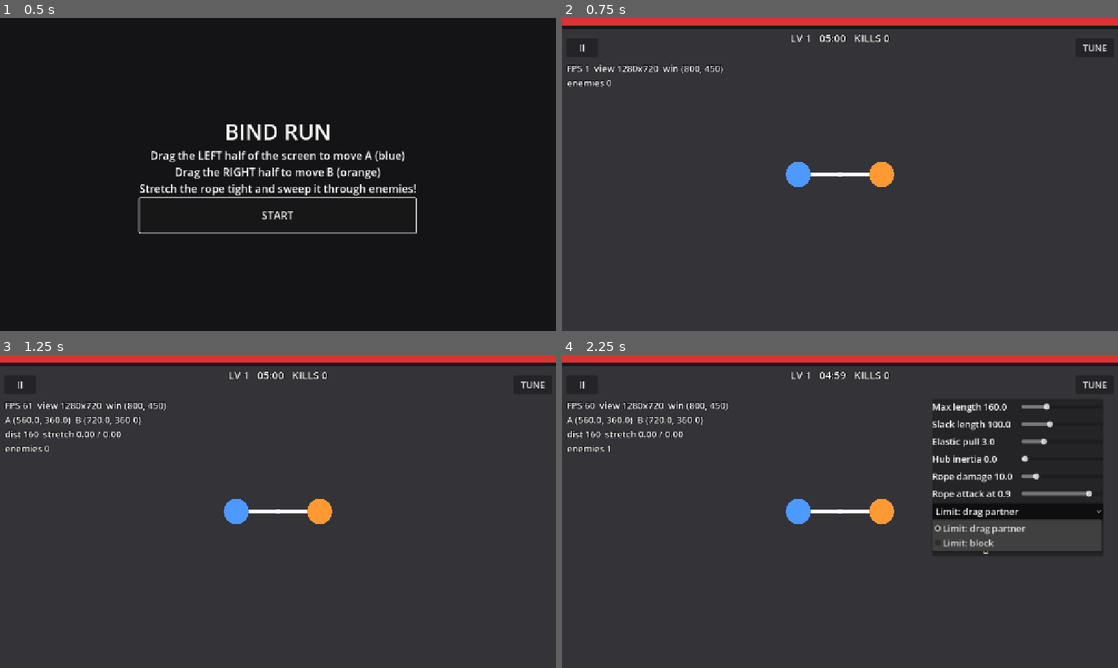
Above: before the commit, frames 1-4 (two rows, left to right).
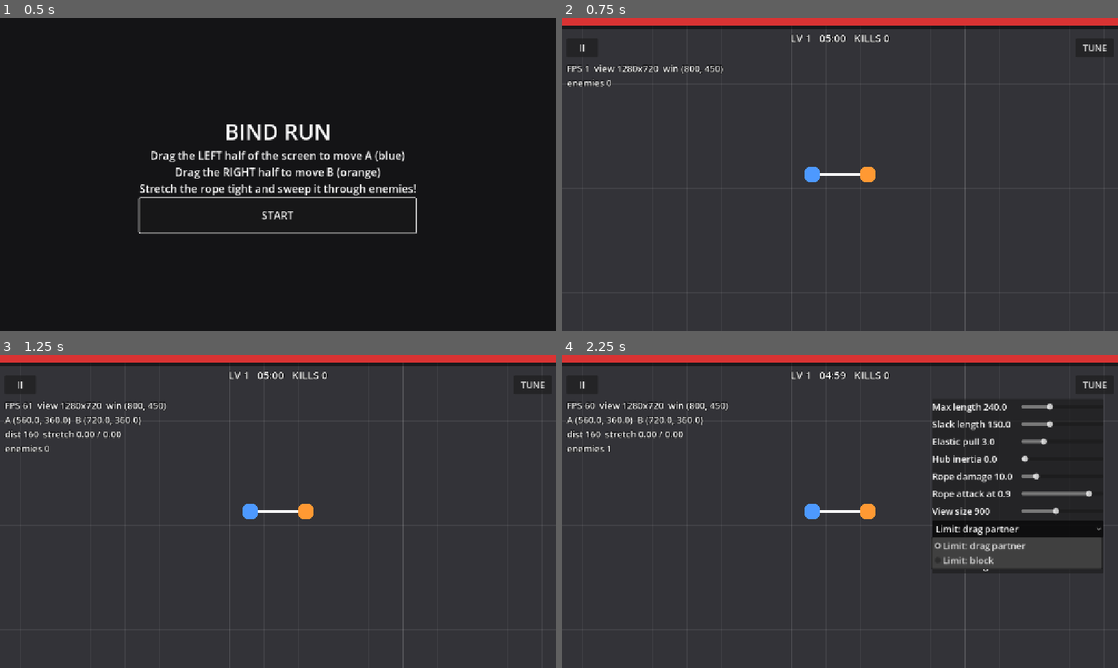
Above: after the commit, the same moments.

Repository: suutukuru/bind-run
Game: Godot game, scene res://scenes/title/title.tscn
Two runs of this game, one before a commit and one after it. Both use one fixed random seed, a clock stepped at 60 frames per second and the inputs below.
Inputs:
- Up to frame 1 (0.5 s): no input
- Up to frame 2 (0.75 s): click "START" at 0.5 s
- Up to frame 3 (1.25 s): no input
- Up to frame 4 (2.25 s): click "TUNE" at 1.25 s; click "Limit: drag partner" at 2 s

Frame 1 is identical in both runs. In frame 2, 1.1% of the frame differs, in the area x 3-98%, y 3-100%; in frame 3, 1.1%; in frame 4, 3.8%.

Commit message:
マス目の背景を追加し、紐を長く・視界を広くする
Co-Authored-By: Claude Sonnet 5.5 <noreply@anthropic.com>
Claude-Session: https://claude.ai/code/session_01FmuN5U8N5hun1pocAD6Yrf

Diff:
--- a/data/rope/default_rope_config.tres
+++ b/data/rope/default_rope_config.tres
@@ -4,8 +4,8 @@
 
 [resource]
 script = ExtResource("1_config")
-max_radius = 160.0
-natural_radius = 100.0
+max_radius = 240.0
+natural_radius = 150.0
 limit_mode = 0
 stiffness = 3.0
 hub_follow_rate = 0.0
--- a/scenes/camera/follow_camera.gd
+++ b/scenes/camera/follow_camera.gd
@@ -6,7 +6,7 @@
 
 @export var rope_path: NodePath
 ## 画面の短辺に映すワールド座標の長さ（px）
-@export var view_short_side: float = 600.0
+@export var view_short_side: float = 900.0
 
 var _rope: Rope
 
--- a/scenes/debug/tuning_panel.gd
+++ b/scenes/debug/tuning_panel.gd
@@ -6,11 +6,12 @@
 
 @export var rope_path: NodePath
 @export var overlay_path: NodePath
+@export var camera_path: NodePath
 
 ## [プロパティ名, 表示名, 最小, 最大, 刻み]
 const SLIDERS: Array = [
-	["max_radius", "Max length", 60.0, 400.0, 5.0],
-	["natural_radius", "Slack length", 0.0, 300.0, 5.0],
+	["max_radius", "Max length", 60.0, 600.0, 5.0],
+	["natural_radius", "Slack length", 0.0, 450.0, 5.0],
 	["stiffness", "Elastic pull", 0.0, 12.0, 0.5],
 	["hub_follow_rate", "Hub inertia", 0.0, 20.0, 0.5],
 	["attack_damage", "Rope damage", 1.0, 60.0, 1.0],
@@ -19,18 +20,22 @@
 
 var _rope: Rope
 var _overlay: DebugOverlay
+var _camera: FollowCamera
 var _root: Control
 var _toggle: Button
 var _panel: PanelContainer
 var _mode: OptionButton
 var _sliders: Dictionary = {}
 var _value_labels: Dictionary = {}
+var _view_slider: HSlider
+var _view_label: Label
 
 
 func _ready() -> void:
 	layer = 90
 	_rope = get_node_or_null(rope_path) as Rope
 	_overlay = get_node_or_null(overlay_path) as DebugOverlay
+	_camera = get_node_or_null(camera_path) as FollowCamera
 	if _rope == null or _rope.config == null:
 		push_error("TuningPanel: Rope が見つかりません: %s" % rope_path)
 		return
@@ -43,6 +48,13 @@
 func set_param(property: String, value: float) -> void:
 	_rope.config.set(property, value)
 	_update_label(property)
+
+
+## 画面の短辺に映すワールドの長さ（視界の広さ）を変える
+func set_view_size(value: float) -> void:
+	_camera.view_short_side = value
+	if _view_label != null:
+		_view_label.text = "View size %d" % int(value)
 
 
 func set_limit_mode(index: int) -> void:
@@ -85,6 +97,22 @@
 		row.add_child(slider)
 		_update_label(property)
 
+	if _camera != null:
+		var view_row: HBoxContainer = HBoxContainer.new()
+		box.add_child(view_row)
+		_view_label = Label.new()
+		view_row.add_child(_view_label)
+		_view_slider = HSlider.new()
+		_view_slider.min_value = 400.0
+		_view_slider.max_value = 1600.0
+		_view_slider.step = 50.0
+		_view_slider.value = _camera.view_short_side
+		_view_slider.size_flags_horizontal = Control.SIZE_EXPAND_FILL
+		_view_slider.size_flags_vertical = Control.SIZE_SHRINK_CENTER
+		_view_slider.value_changed.connect(set_view_size)
+		view_row.add_child(_view_slider)
+		set_view_size(_camera.view_short_side)
+
 	_mode = OptionButton.new()
 	_mode.add_item("Limit: drag partner")
 	_mode.add_item("Limit: block")
@@ -125,6 +153,9 @@
 	_toggle.custom_minimum_size = Vector2(12.0 * u, 6.0 * u)
 	_toggle.position = Vector2(view.x - 12.0 * u - margin, top)
 	_panel.position = Vector2(view.x - 58.0 * u - margin, top + 7.5 * u)
+	if _view_slider != null:
+		_view_slider.custom_minimum_size = Vector2(26.0 * u, 5.0 * u)
+		_view_label.custom_minimum_size = Vector2(28.0 * u, 0)
 	for property: String in _sliders:
 		(_sliders[property] as HSlider).custom_minimum_size = Vector2(26.0 * u, 5.0 * u)
 		(_value_labels[property] as Label).custom_minimum_size = Vector2(28.0 * u, 0)
--- a/scenes/main/main.tscn
+++ b/scenes/main/main.tscn
@@ -20,12 +20,17 @@
 [ext_resource type="Resource" path="res://data/enemies/tank.tres" id="18_tank"]
 [ext_resource type="Script" path="res://scenes/ui/hud.gd" id="19_hud"]
 [ext_resource type="Script" path="res://scenes/ui/menu_panel.gd" id="20_menu"]
+[ext_resource type="Script" path="res://scenes/world/grid_background.gd" id="21_grid"]
 
 [node name="Main" type="Node2D"]
 script = ExtResource("1_main")
 
 [node name="RunState" type="Node" parent="."]
 script = ExtResource("10_run")
+
+[node name="Grid" type="Node2D" parent="."]
+script = ExtResource("21_grid")
+camera_path = NodePath("../Camera")
 
 [node name="CharacterA" parent="." instance=ExtResource("2_character")]
 position = Vector2(560, 360)
@@ -91,6 +96,7 @@
 script = ExtResource("9_tuning")
 rope_path = NodePath("../Rope")
 overlay_path = NodePath("../DebugOverlay")
+camera_path = NodePath("../Camera")
 
 [node name="Hud" type="CanvasLayer" parent="."]
 script = ExtResource("19_hud")
--- /dev/null
+++ b/scenes/world/grid_background.gd
@@ -0,0 +1,60 @@
+class_name GridBackground
+extends Node2D
+## 床のマス目。ワールド座標に固定された線なので、動くとマス目が流れて移動量が分かる。
+## 無限に続くように、カメラに映る範囲だけを毎フレーム描く。
+
+@export var camera_path: NodePath
+## 1 マスの大きさ（px）。キャラの直径（48）の約 2 倍
+@export var cell_size: float = 100.0
+## 太い線を引く間隔（マス数）。距離の目安になる
+@export var major_every: int = 5
+@export var minor_color: Color = Color(1, 1, 1, 0.07)
+@export var major_color: Color = Color(1, 1, 1, 0.16)
+
+var _camera: FollowCamera
+
+
+## 範囲 [from, to] に入る線の番号（cell_size 単位）を返す
+static func line_indices(from: float, to: float, size: float) -> Array[int]:
+	var result: Array[int] = []
+	if size <= 0.0 or to < from:
+		return result
+	var first: int = ceili(from / size)
+	var last: int = floori(to / size)
+	for i: int in range(first, last + 1):
+		result.append(i)
+	return result
+
+
+func _ready() -> void:
+	z_index = -10  # 紐(-1)・キャラ(1)より後ろ
+	_camera = get_node_or_null(camera_path) as FollowCamera
+	if _camera == null:
+		push_error("GridBackground: Camera が見つかりません: %s" % camera_path)
+
+
+func _process(_delta: float) -> void:
+	queue_redraw()
+
+
+func _draw() -> void:
+	if _camera == null:
+		return
+	var half: Vector2 = _camera.visible_world_size() * 0.5
+	var center: Vector2 = _camera.global_position
+	var left: float = center.x - half.x
+	var right: float = center.x + half.x
+	var top: float = center.y - half.y
+	var bottom: float = center.y + half.y
+	# 線の太さが拡大縮小で変わらないよう、画面上で約 1.5px になるよう補正する
+	var width: float = 1.5 / maxf(_camera.zoom.x, 0.01)
+	for i: int in line_indices(left, right, cell_size):
+		var x: float = i * cell_size
+		draw_line(Vector2(x, top), Vector2(x, bottom), _color_for(i), width)
+	for j: int in line_indices(top, bottom, cell_size):
+		var y: float = j * cell_size
+		draw_line(Vector2(left, y), Vector2(right, y), _color_for(j), width)
+
+
+func _color_for(index: int) -> Color:
+	return major_color if index % major_every == 0 else minor_color
--- a/scripts/rope/rope_config.gd
+++ b/scripts/rope/rope_config.gd
@@ -11,9 +11,9 @@
 const BLOCK: int = 1
 
 ## 各キャラとハブの最大距離。2 人のとき、A〜B の最大距離はこの 2 倍
-@export var max_radius: float = 160.0
+@export var max_radius: float = 240.0
 ## これより短い間は「たるみ」（引き戻しなし・伸び率 0）
-@export var natural_radius: float = 100.0
+@export var natural_radius: float = 150.0
 @export_enum("Drag", "Block") var limit_mode: int = DRAG
 ## 自然長を超えた分を引き戻す強さ（1/秒）。0 で引き戻しなし
 @export var stiffness: float = 3.0
--- a/tests/test_combat.gd
+++ b/tests/test_combat.gd
@@ -167,10 +167,10 @@
 	var b: Character = main.get_node("CharacterB") as Character
 	rope.config.stiffness = 0.0
 	a.global_position = Vector2(0, 0)
-	b.global_position = Vector2(400, 0)
-	rope.hub = Vector2(200, 0)
-	var on_rope: Enemy = _spawn(main, Vector2(100, 0))
-	var off_rope: Enemy = _spawn(main, Vector2(100, 200))
+	b.global_position = Vector2(600, 0)
+	rope.hub = Vector2(300, 0)
+	var on_rope: Enemy = _spawn(main, Vector2(150, 0))
+	var off_rope: Enemy = _spawn(main, Vector2(150, 200))
 	rope.step()
 	check_true(rope.stretch_ratios[0] >= rope.config.attack_threshold, "taut")
 	attack.step(0.016)
--- a/tests/test_progression.gd
+++ b/tests/test_progression.gd
@@ -44,7 +44,7 @@
 	check_near(state.max_hp, 120.0, "max hp")
 	check_near(state.hp, 120.0, "healed by the gained amount")
 	var shared: RopeConfig = load("res://data/rope/default_rope_config.tres") as RopeConfig
-	check_near(shared.max_radius, 160.0, "the shared .tres is untouched")
+	check_near(shared.max_radius, 240.0, "the shared .tres is untouched")
 	_free_main(main)
 
 
--- a/tests/test_rope.gd
+++ b/tests/test_rope.gd
@@ -32,13 +32,13 @@
 	var b: Character = main.get_node("CharacterB") as Character
 	rope.config.stiffness = 0.0  # 弾性なしの純粋な最大長の拘束を確かめる
 	a.global_position = Vector2(0, 0)
-	b.global_position = Vector2(400, 0)
+	b.global_position = Vector2(600, 0)
 	rope.step()
 	var limit: float = rope.config.max_radius * 2.0
 	check_near(a.global_position.distance_to(b.global_position), limit, "distance", MAX_DISTANCE_TOLERANCE)
-	check_vec_near(rope.hub, Vector2(200, 0), "hub stays at the midpoint")
-	check_vec_near(a.global_position, Vector2(40, 0), "A")
-	check_vec_near(b.global_position, Vector2(360, 0), "B")
+	check_vec_near(rope.hub, Vector2(300, 0), "hub stays at the midpoint")
+	check_vec_near(a.global_position, Vector2(60, 0), "A")
+	check_vec_near(b.global_position, Vector2(540, 0), "B")
 	check_near(rope.stretch_ratios[0], 1.0, "fully stretched")
 	_free_main(main)
 
@@ -90,7 +90,7 @@
 		var b: Character = main.get_node("CharacterB") as Character
 		rope.show_hub = visible_hub
 		a.global_position = Vector2(0, 0)
-		b.global_position = Vector2(400, 0)
+		b.global_position = Vector2(600, 0)
 		rope.step()
 		results.append(a.global_position)
 		results.append(b.global_position)
@@ -186,3 +186,10 @@
 		rope.step()
 	check_true(rope.hub.distance_to(Vector2(60, 0)) < 1.0, "hub catches up")
 	_free_main(main)
+
+
+func test_grid_line_indices_cover_the_visible_range() -> void:
+	check_eq(GridBackground.line_indices(-150.0, 250.0, 100.0), [-1, 0, 1, 2] as Array[int], "negative to positive")
+	check_eq(GridBackground.line_indices(10.0, 90.0, 100.0).size(), 0, "no line inside one cell")
+	check_eq(GridBackground.line_indices(0.0, 100.0, 100.0), [0, 1] as Array[int], "edges are included")
+	check_eq(GridBackground.line_indices(0.0, 100.0, 0.0).size(), 0, "zero size is safe")
--- a/tests/test_tuning.gd
+++ b/tests/test_tuning.gd
@@ -43,3 +43,12 @@
 	var slider: HSlider = panel._sliders["max_radius"] as HSlider
 	check_near(slider.value, rope.config.max_radius, "max_radius slider")
 	_free_main(main)
+
+
+func test_view_size_slider_changes_the_camera() -> void:
+	var main: Node = _make_main()
+	var panel: TuningPanel = main.get_node("TuningPanel") as TuningPanel
+	var camera: FollowCamera = main.get_node("Camera") as FollowCamera
+	panel.set_view_size(1200.0)
+	check_near(camera.view_short_side, 1200.0, "camera view size")
+	_free_main(main)
Not shown, changed: docs/planning/changelog.md
Not shown, changed: docs/testing/owner-checklist.md
